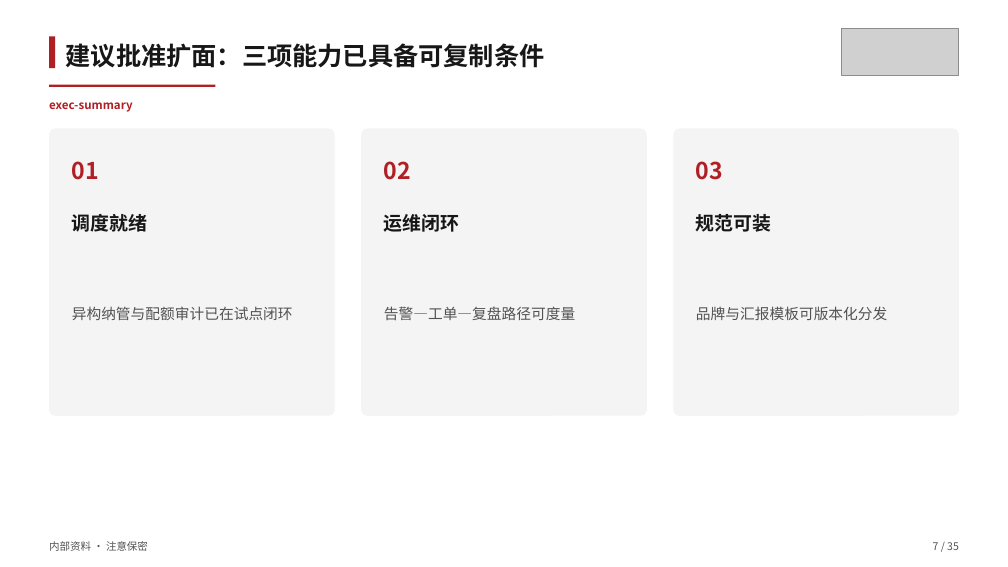
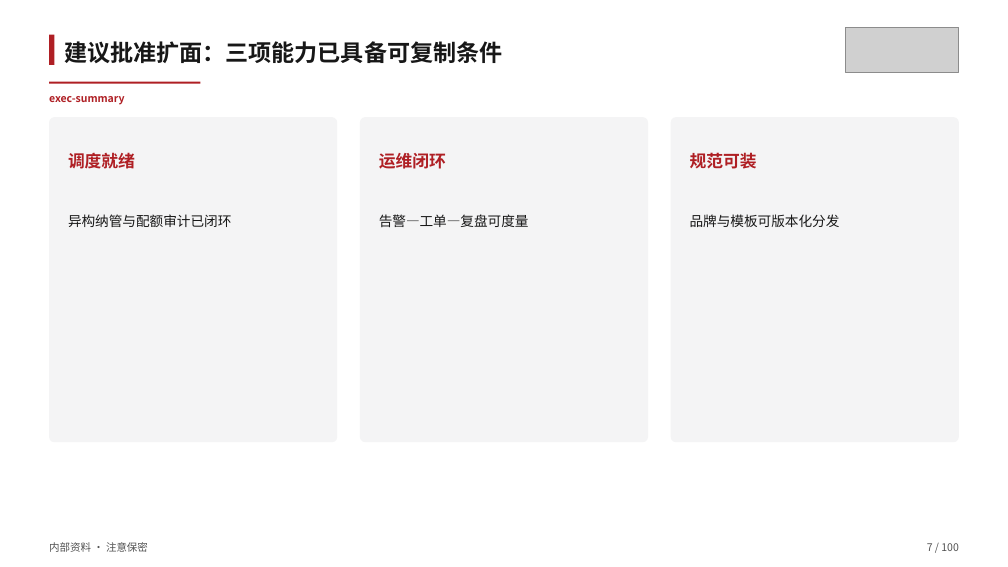
Before and after one commit to tao66175545-boop/sugon-cloud-skillui, a slide deck: slide 7 of skills/sugon-ppt-template/examples/sample-deck.pptx. Drawn at 1008x567 pixels with LibreOffice and Linux fonts; fonts in the diff are those of the drawing; grey boxes stand for pictures. Boxes give left, top, right and bottom in pixels: in the first picture for what was removed or moved away, otherwise in the second. Text is boxed around its words. In the diff, an @@ line names an element or a change of style, - is before the commit and + after.

```diff
--- a/skills/sugon-ppt-template/examples/sample-deck.pptx
+++ b/skills/sugon-ppt-template/examples/sample-deck.pptx
@@ text "建议批准扩面：三项能力已具备可复制条件" at (64, 41, 502, 63): size 24 to 22 pt @@
@@ text "exec-summary" at (49, 96, 125, 105): size 11 to 10 pt @@
@@ rectangle: place and size @@
-rectangle at (49, 85, 216, 87)
+rectangle at (49, 82, 200, 84)
@@ rounded rectangle: place and size @@
-rounded rectangle at (49, 129, 335, 416)
+rounded rectangle at (49, 117, 337, 442)
@@ rounded rectangle: place and size @@
-rounded rectangle at (361, 129, 647, 416)
+rounded rectangle at (360, 117, 648, 442)
@@ proportions changed in 3 elements at (49, 117, 337, 442), (360, 117, 648, 442), (671, 117, 959, 442) @@
@@ rounded rectangle: place and size @@
-rounded rectangle at (674, 129, 960, 416)
+rounded rectangle at (671, 117, 959, 442)
@@ text "调度就绪": place and size @@
-text "调度就绪" at (72, 214, 148, 232)
+text "调度就绪" at (68, 153, 135, 169)
@@ text "运维闭环": place and size @@
-text "运维闭环" at (384, 214, 460, 232)
+text "运维闭环" at (379, 153, 446, 169)
@@ size 18 to 16 pt, text colour #171717 to #AF1F24 in 3 elements at (379, 153, 446, 169), (68, 153, 135, 169), (690, 153, 757, 169) @@
@@ text "规范可装": place and size @@
-text "规范可装" at (696, 214, 772, 232)
+text "规范可装" at (690, 153, 757, 169)
@@ text removed at (72, 161, 99, 180) @@
-01
@@ text removed at (384, 161, 411, 180) @@
-02
@@ text removed at (696, 161, 723, 180) @@
-03
@@ text at (68, 214, 231, 227): text changed; size 14 to 13 pt; text colour #525252 to #171717 @@
-异构纳管与配额审计已在试点闭环
+异构纳管与配额审计已闭环
@@ text at (379, 214, 529, 228): text changed; size 14 to 13 pt; text colour #525252 to #171717 @@
-告警—工单—复盘路径可度量
+告警—工单—复盘可度量
@@ text at (690, 214, 840, 227): text changed; size 14 to 13 pt; text colour #525252 to #171717 @@
-品牌与汇报模板可版本化分发
+品牌与模板可版本化分发
@@ text at (927, 543, 958, 551): text changed @@
-7 / 35
+7 / 100
```
Also in this commit, not shown: 34 other slides changed, 65 slides added, 11 other files.
